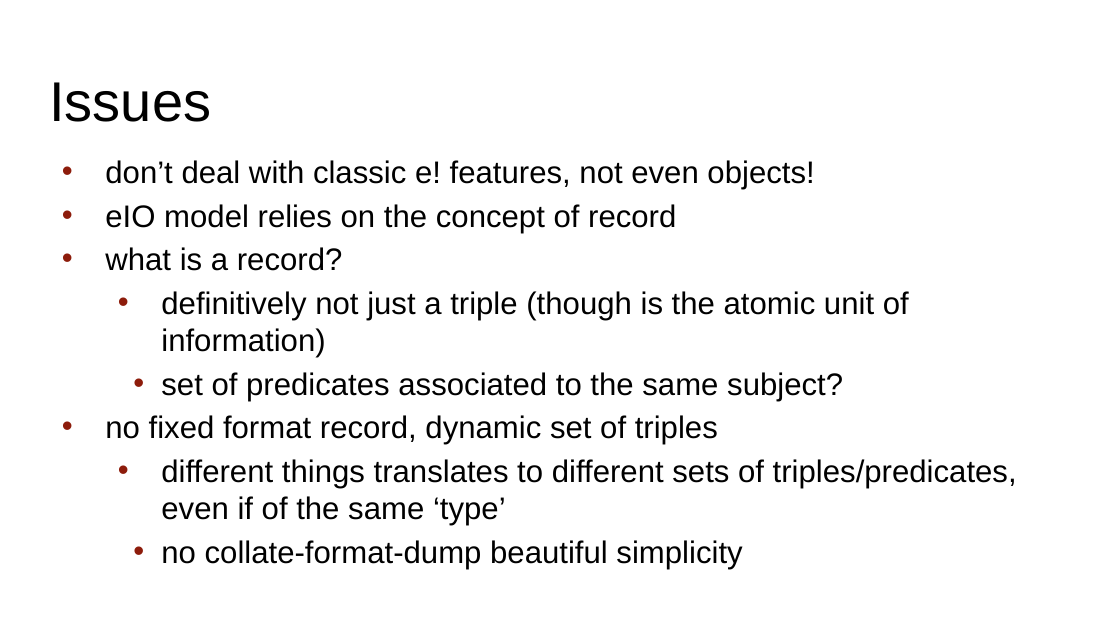
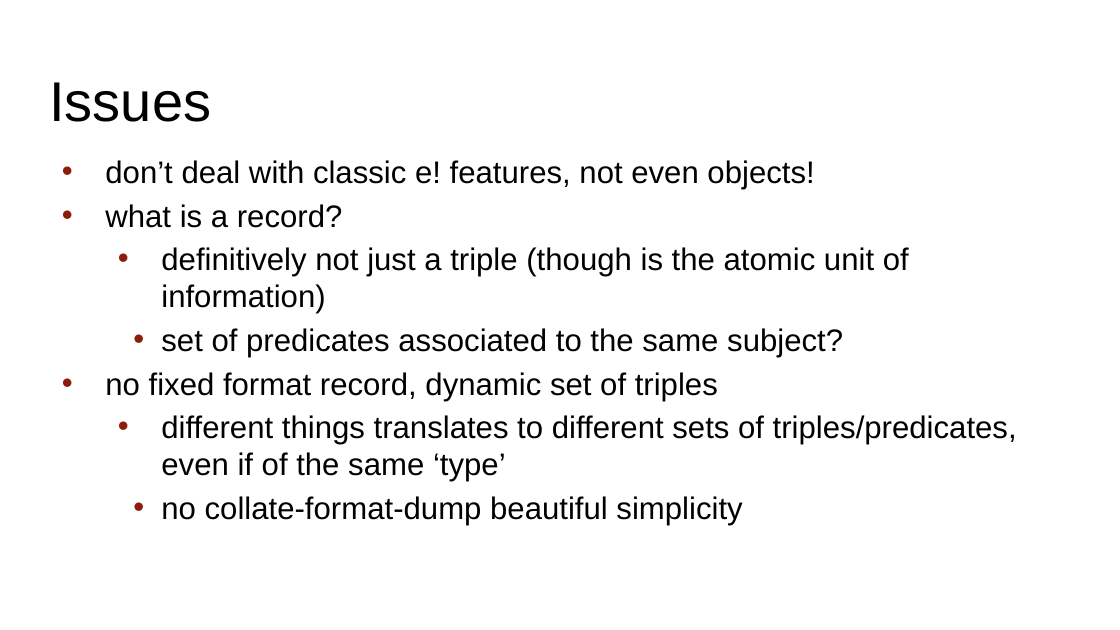
Before and after one commit to avullo/presentations, a slide deck: slide 25 of 2017/ensembl-core-meeting-06-17/talk.odp. Drawn at 1120x630 pixels with LibreOffice and Linux fonts; fonts in the diff are those of the drawing; background and template pictures are left out. Boxes give left, top, right and bottom in pixels: in the first picture for what was removed or moved away, otherwise in the second. Text is boxed around its words. In the diff, an @@ line names an element or a change of style, - is before the commit and + after.

```diff
--- a/2017/ensembl-core-meeting-06-17/talk.odp
+++ b/2017/ensembl-core-meeting-06-17/talk.odp
@@ text at (105,204,676,233): paragraph removed @@
-• eIO model relies on the concept of record
```
Also in this commit, not shown: 3 other slides changed, 1 slide added, 2 other files.
